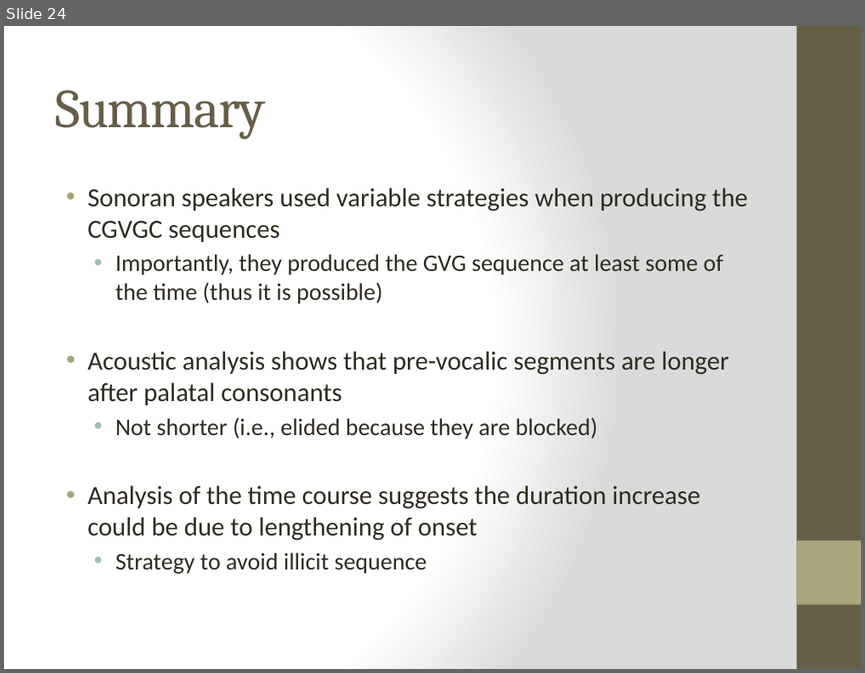
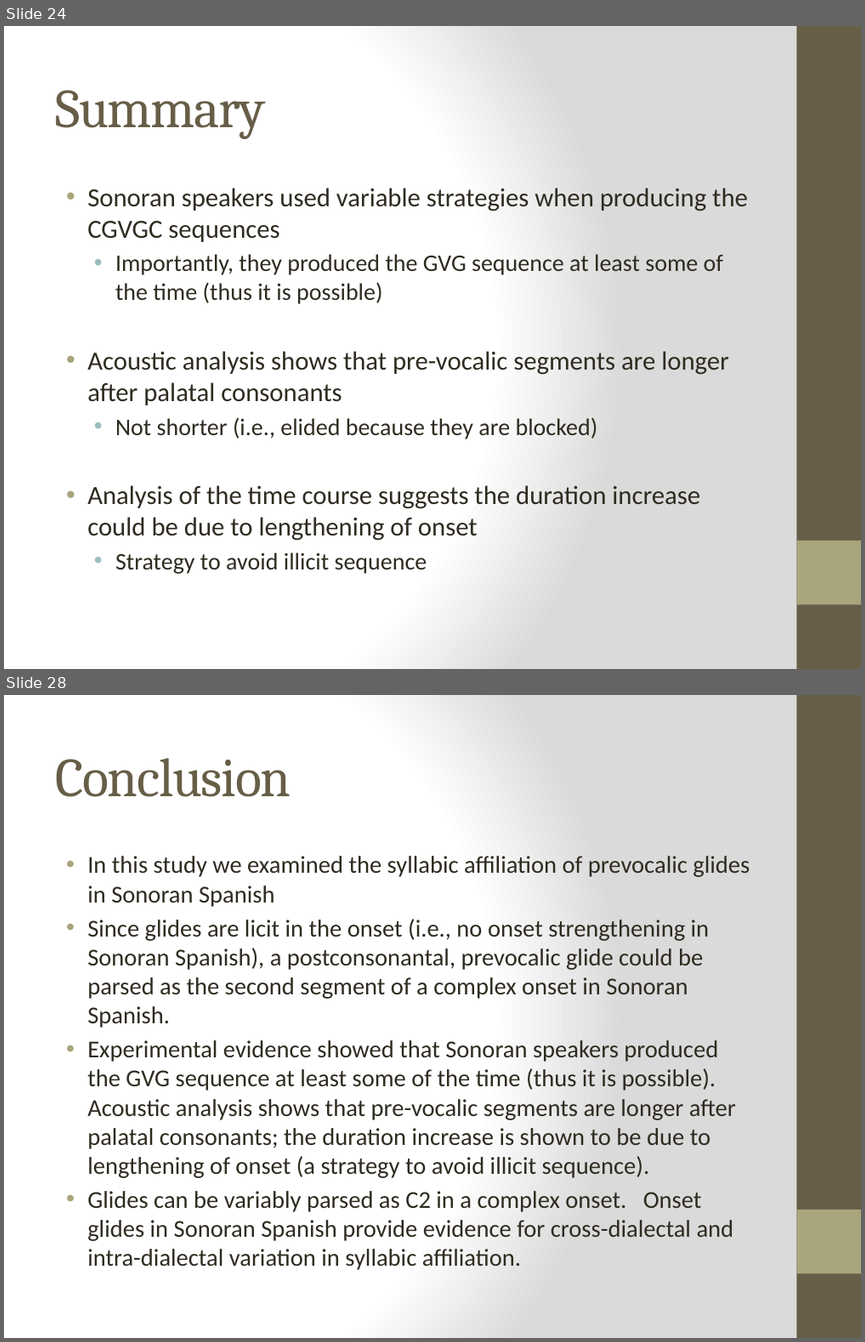
Before and after one commit to jvcasillas/glide_affiliation, a slide deck: Colina, Casillas & Díaz HLS 2018.pptx. Shown one above the other, each under a label of ours: slide 24 before the commit, slides 24 and 28 after it; the slides between them are not shown. The pictures are 865x673 and 865x1342 pixels, drawn with LibreOffice and Linux fonts; fonts in the diff are those of the drawing. Boxes give left, top, right and bottom in pixels: in the first picture for what was removed or moved away, otherwise in the second. Text is boxed around its words. In the diff, an @@ line names an element or a change of style, - is before the commit and + after.

```diff
--- a/Colina, Casillas & Díaz HLS 2018.pptx
+++ b/Colina, Casillas & Díaz HLS 2018.pptx
@@ slide 28 added at (4,695,861,1338), background gradient #FFFFFF to #DADADA; not listed: 2 template elements that a slide beside it also shows @@
@@ title added at (55,758,290,797), 46 pt, text #675E47 @@
+Conclusion
@@ text added at (87,856,749,1270), 20.4 pt, text #2F2B20 @@
+• In this study we examined the syllabic affiliation of prevocalic glides in Sonoran Spanish
+• Since glides are licit in the onset (i.e., no onset strengthening in Sonoran Spanish), a postconsonantal, prevocalic glide could be parsed as the second segment of a complex onset in Sonoran Spanish.
+• Experimental evidence showed that Sonoran speakers produced the GVG sequence at least some of the time (thus it is possible). Acoustic analysis shows that pre-vocalic segments are longer after palatal consonants; the duration increase is shown to be due to lengthening of onset (a strategy to avoid illicit sequence).
+• Glides can be variably parsed as C2 in a complex onset. Onset glides in Sonoran Spanish provide evidence for cross-dialectal and intra-dialectal variation in syllabic affiliation.
```
Also in this commit, not shown: 6 slides changed, 3 other slides added, 2 slides removed, 6 other files.
